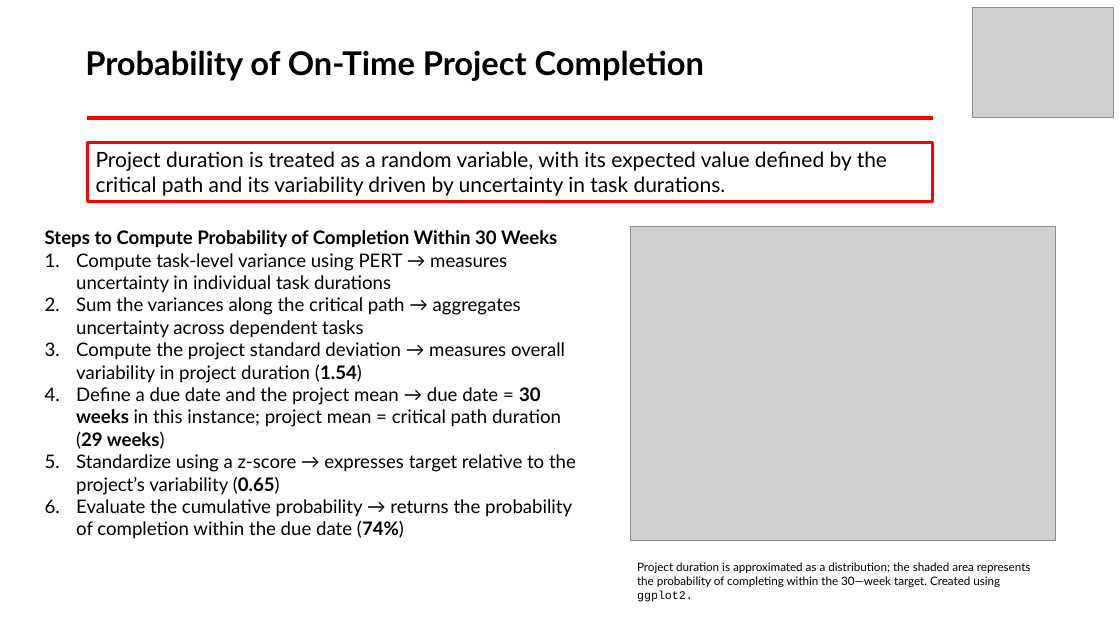
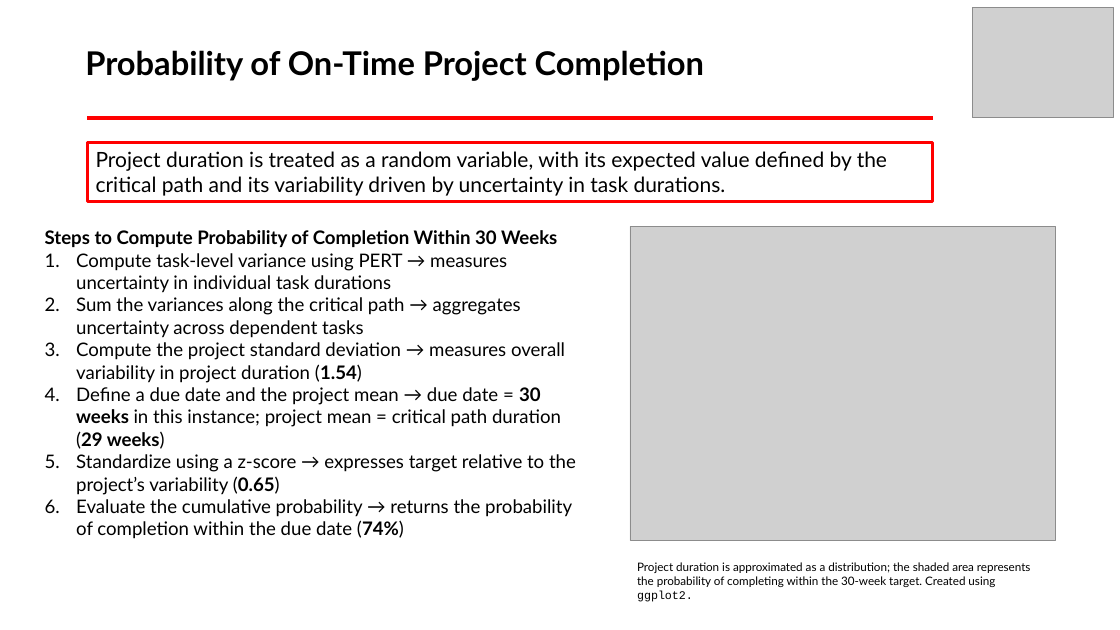
Before and after one commit to garysutton/2026useR, a slide deck: slide 9 of useR.pptx. Drawn at 1120x630 pixels with LibreOffice and Linux fonts; fonts in the diff are those of the drawing; grey boxes stand for pictures. Boxes give left, top, right and bottom in pixels: in the first picture for what was removed or moved away, otherwise in the second. Text is boxed around its words. In the diff, an @@ line names an element or a change of style, - is before the commit and + after.

```diff
--- a/useR.pptx
+++ b/useR.pptx
@@ text at box(637, 562, 1031, 602): text changed @@
-Project duration is approximated as a distribution; the shaded area represents the probability of completing within the 30—week target. Created using ggplot2.
+Project duration is approximated as a distribution; the shaded area represents the probability of completing within the 30-week target. Created using ggplot2.
```
Also in this commit, not shown: 4 other slides changed.
